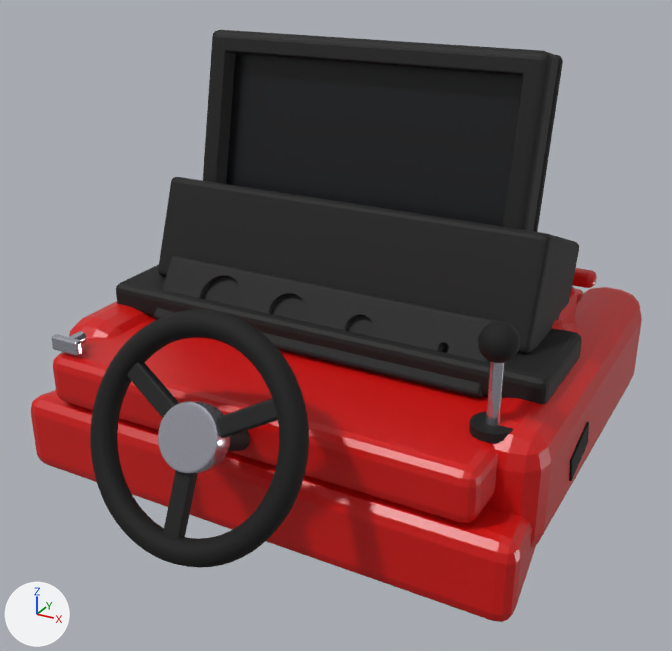
Two versions of the glTF model assets/models/toy.glb, one commit apart.
Rendered twice from a 50 mm lens placed at (0.201, -0.387, 0.252), pointed at (0.005, -0.03, 0.074). The lights are fixed; the arrows at lower left show +X, +Y and +Z. The older version comes first. Where no turn or scale is listed for an object, it has been applied to the vertices. Vertices at exactly the same position are counted once.

The first picture shows 'Body', 'DashPanel', 'GearLever', 'Screen', 'ScreenFrame', 'SteeringWheel' and 2 more.
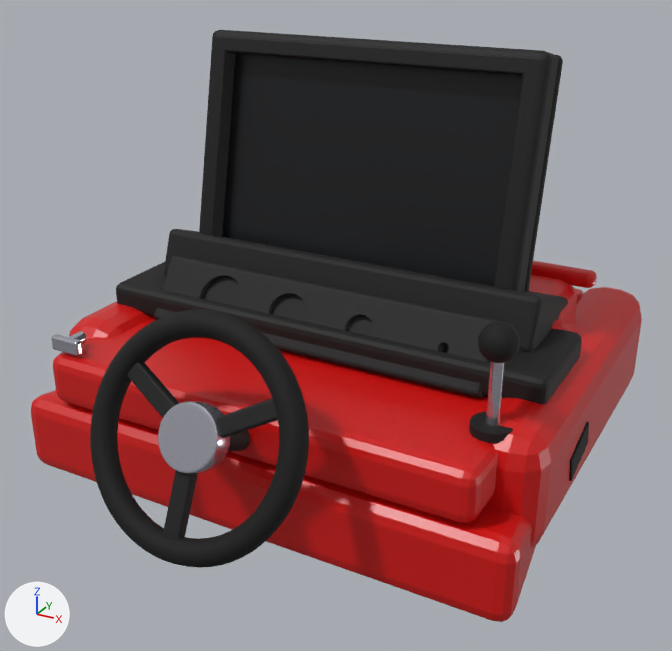
Pixel boxes (x1, y1, x2, y2) of what changed, in the pictures (672 x 651 px; the box of a moved part takes in the faces that stretch with it):
```json
{"object": "Body", "change": "reshaped", "before": [31, 177, 642, 622], "after": [31, 229, 642, 622], "on screen": "12% shorter"}
{"part": 1, "of": "me_body_mesh", "change": "moved or reshaped", "before": [171, 177, 579, 248], "after": [169, 229, 568, 304]}
{"part": 2, "of": "me_body_mesh", "change": "moved or reshaped", "before": [173, 182, 542, 347], "after": [172, 234, 533, 348]}
{"part": 3, "of": "me_body_mesh", "change": "moved or reshaped", "before": [158, 182, 175, 277], "after": [164, 234, 177, 275]}
{"part": 4, "of": "me_body_mesh", "change": "moved or reshaped", "before": [518, 240, 551, 353], "after": [519, 302, 542, 352]}
```

Edits to the scene script, one JSON object a line:
```json
{"block": "me_body_mesh", "where": "# used by ob_body; location = (0.0, 0.0, 0.0)"}
{"op": "remove", "block": "me_body_mesh", "code": "me_body_mesh.from_pydata(...)  # 1220 vertices, 2392 faces; spans x -0.125..0.125, y -0.139..0.11, z 0.0..0.13"}
{"op": "add", "block": "me_body_mesh", "code": "me_body_mesh.from_pydata(...)  # 1220 vertices, 2392 faces; spans x -0.125..0.125, y -0.139..0.11, z 0.0..0.103"}
{"block": "me_body_mesh", "change": "me_body_mesh part 1: all 48 vertices in x -0.1..0.1, y -0.017..0.039, z 0.107..0.13 are moved by (0.0, -0.004, -0.027)"}
{"block": "me_body_mesh", "change": "me_body_mesh part 2: all 2 vertices in x -0.087..0.087, y -0.03, z 0.092 are moved by (0.0, 0.004, -0.003)"}
{"block": "me_body_mesh", "change": "me_body_mesh part 3: all 16 vertices in x -0.1..-0.087, y -0.033..-0.03, z 0.081..0.085 are moved by (0.0, 0.004, -0.002)"}
{"block": "me_body_mesh", "change": "me_body_mesh part 4: all 16 vertices in x 0.087..0.1, y -0.033..-0.03, z 0.081..0.085 are moved by (0.0, 0.004, -0.002)"}
{"block": "me_body_mesh", "change": "other edits to the shape of me_body_mesh do not show in these pictures"}
```
